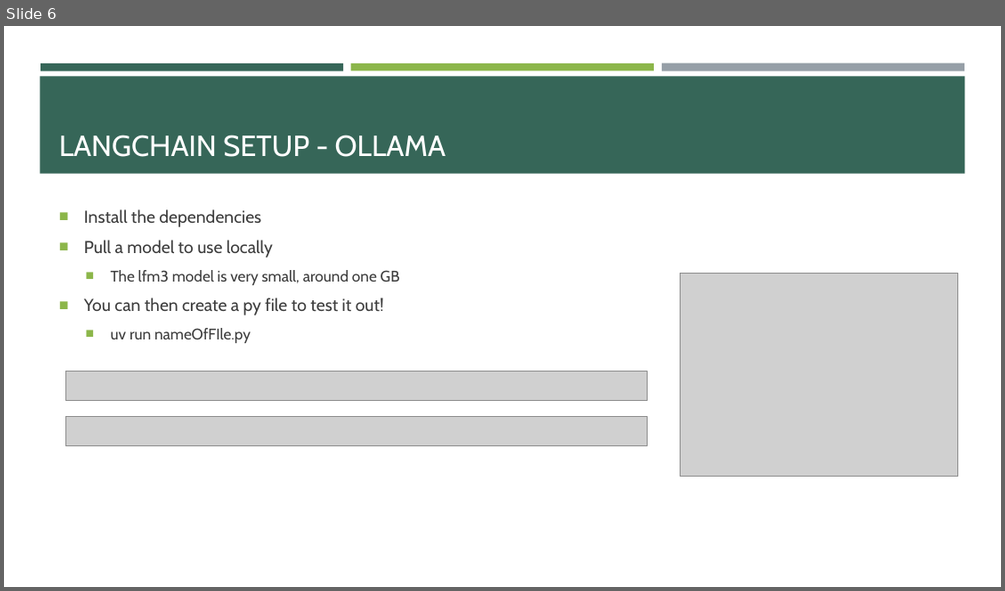
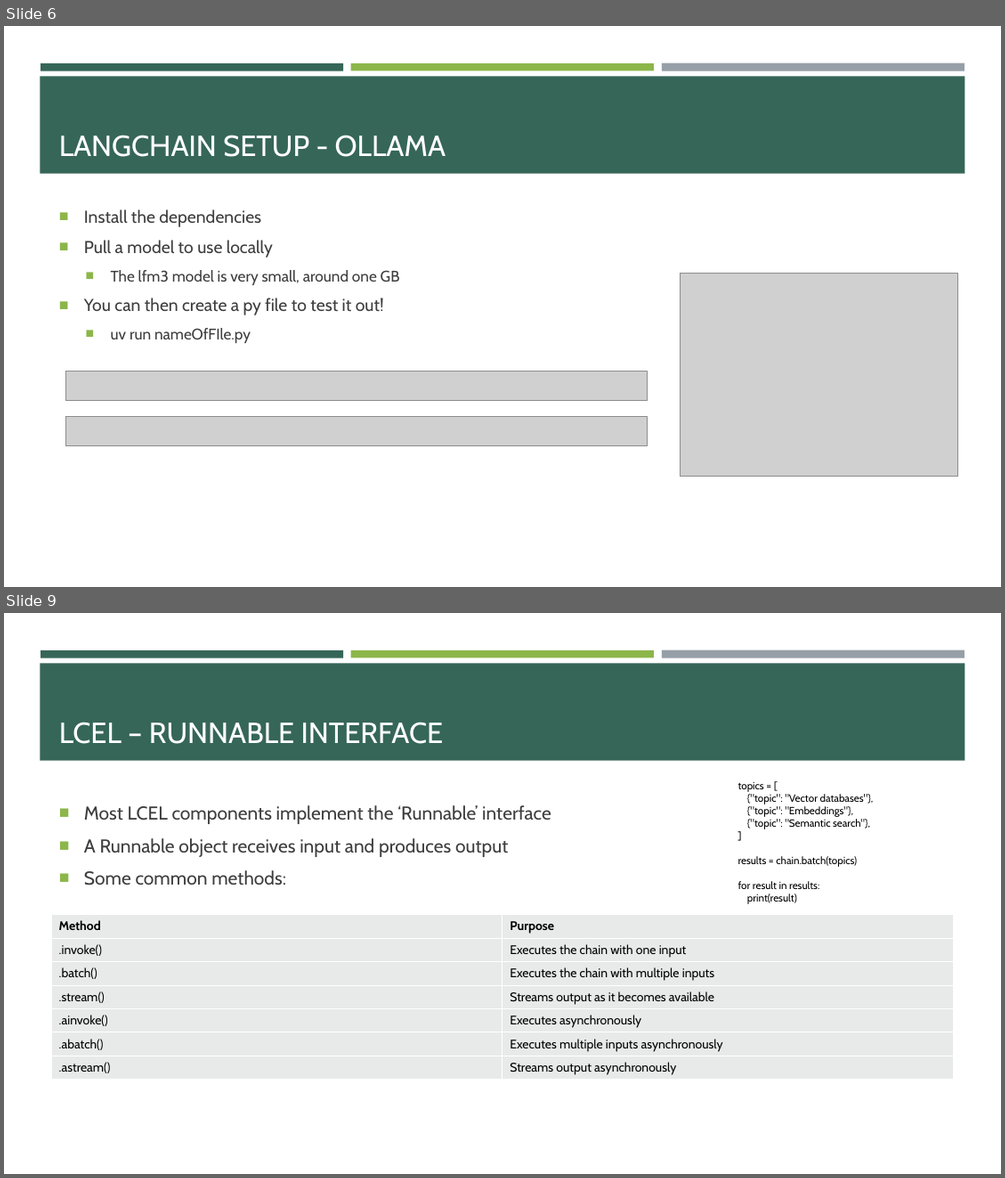
Before and after one commit to e-m-wilson/java-fs, a slide deck: Week_11/langchain.pptx. Shown one above the other, each under a label of ours: slide 6 before the commit, slides 6 and 9 after it; the slides between them are not shown. The pictures are 1005x591 and 1005x1178 pixels, drawn with LibreOffice and Linux fonts; fonts in the diff are those of the drawing; grey boxes stand for pictures. Boxes give left, top, right and bottom in pixels: in the first picture for what was removed or moved away, otherwise in the second. Text is boxed around its words. In the diff, an @@ line names an element or a change of style, - is before the commit and + after.

```diff
--- a/Week_11/langchain.pptx
+++ b/Week_11/langchain.pptx
@@ slide 9 added at [4,613,1001,1174], background #FFFFFF; not listed: 4 template elements that a slide beside it also shows @@
@@ title added at [59,722,444,744], 28 pt, text #FFFFFF @@
+LCEL – RUNNABLE INTERFACE
@@ text added at [738,782,874,904], 10 pt, text #000000 @@
+topics = [
+{"topic": "Vector databases"},
+{"topic": "Embeddings"},
+{"topic": "Semantic search"},
+]
+results = chain.batch(topics)
+for result in results:
+print(result)
@@ text added at [84,805,551,885], 18 pt, text #3D3D3D @@
+■ Most LCEL components implement the ‘Runnable’ interface
+■ A Runnable object receives input and produces output
+■ Some common methods:
@@ table added at [52,915,954,1078], 7 rows, 2 columns @@
+Method | Purpose
+.invoke() | Executes the chain with one input
+.batch() | Executes the chain with multiple inputs
+.stream() | Streams output as it becomes available
+.ainvoke() | Executes asynchronously
+.abatch() | Executes multiple inputs asynchronously
+.astream() | Streams output asynchronously
```
Also in this commit, not shown: 1 slide changed, 11 other slides added, 18 other files.
